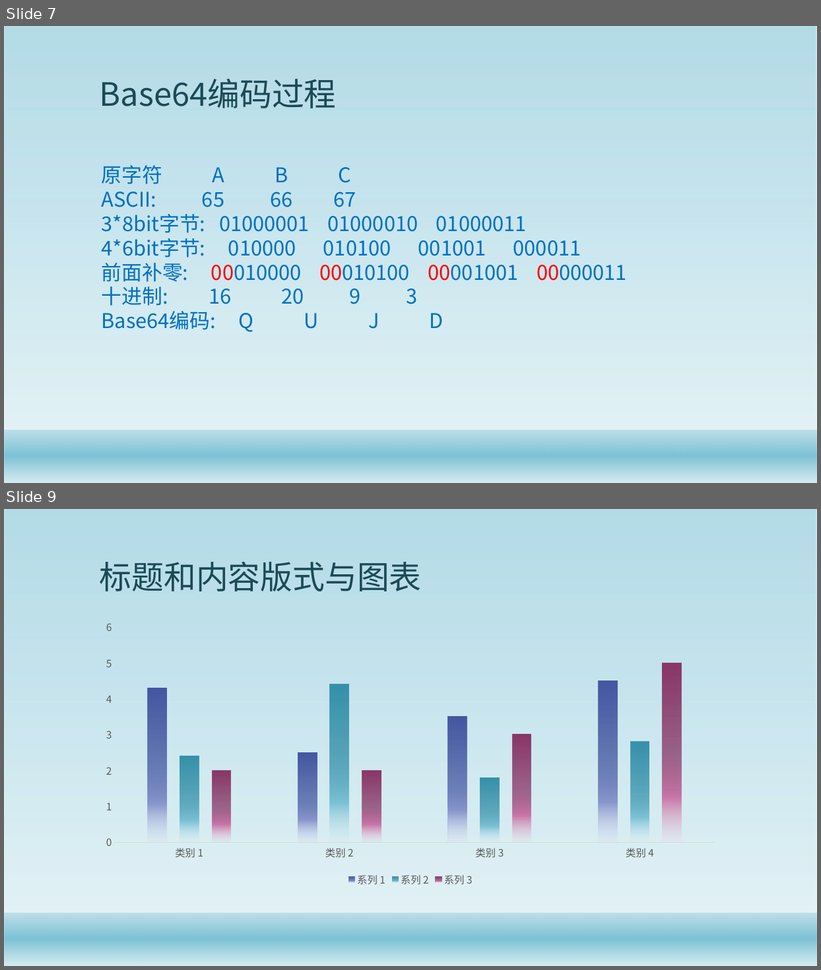
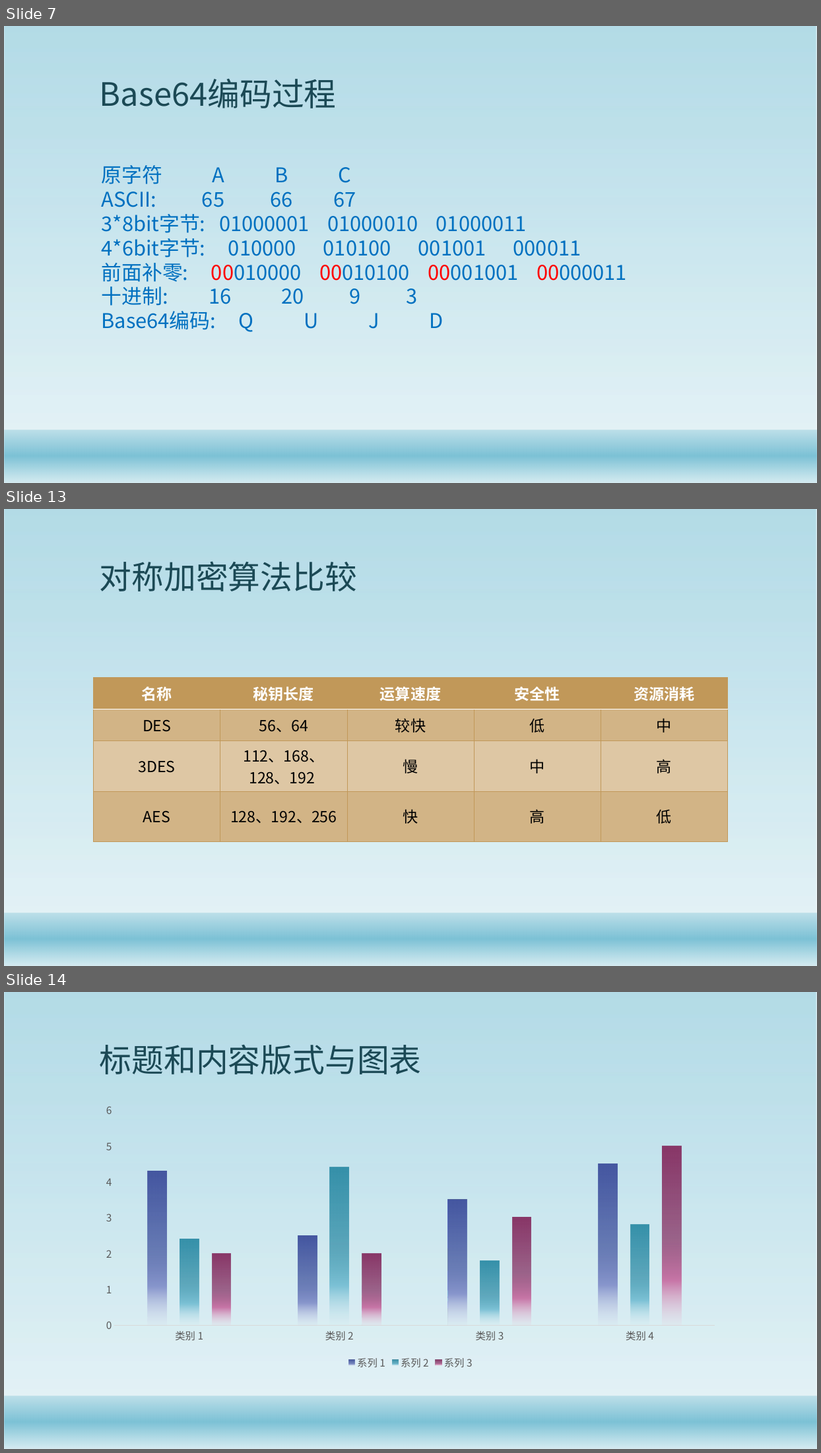
Before and after one commit to gaozhuo/java-security-doc, a slide deck: Java安全架构.pptx. Shown one above the other, each under a label of ours: slides 7 and 9 before the commit, slides 7, 13 and 14 after it; the slides between them are not shown. The pictures are 821x970 and 821x1453 pixels, drawn with LibreOffice and Linux fonts; fonts in the diff are those of the drawing; background and template pictures are left out. Boxes give left, top, right and bottom in pixels: in the first picture for what was removed or moved away, otherwise in the second. Text is boxed around its words. In the diff, an @@ line names an element or a change of style, - is before the commit and + after.

```diff
--- a/Java安全架构.pptx
+++ b/Java安全架构.pptx
@@ slide 13 added at [4, 509, 817, 966], background #FFFFFF; not listed: 2 template elements that a slide beside it also shows @@
@@ title added at [100, 561, 357, 591], 38 pt, text #1B4855 @@
+对称加密算法比较
@@ table added at [94, 678, 728, 826], 4 rows, 5 columns @@
+名称 | 秘钥长度 | 运算速度 | 安全性 | 资源消耗
+DES | 56、64 | 较快 | 低 | 中
+3DES | 112、168、128、192 | 慢 | 中 | 高
+AES | 128、192、256 | 快 | 高 | 低
@@ what was slide 9 is now slide 14 @@
```
Also in this commit, not shown: 1 slide changed, 4 other slides added, 15 other files.
